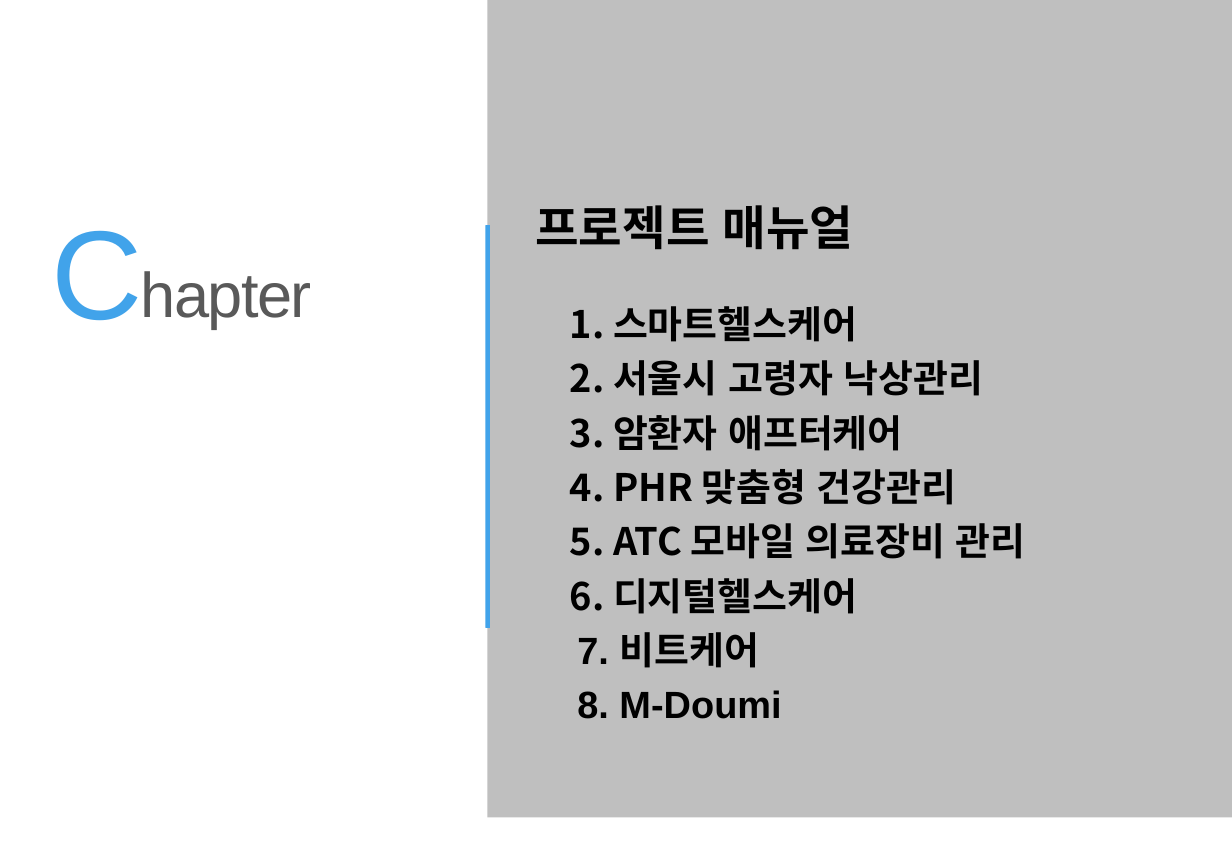
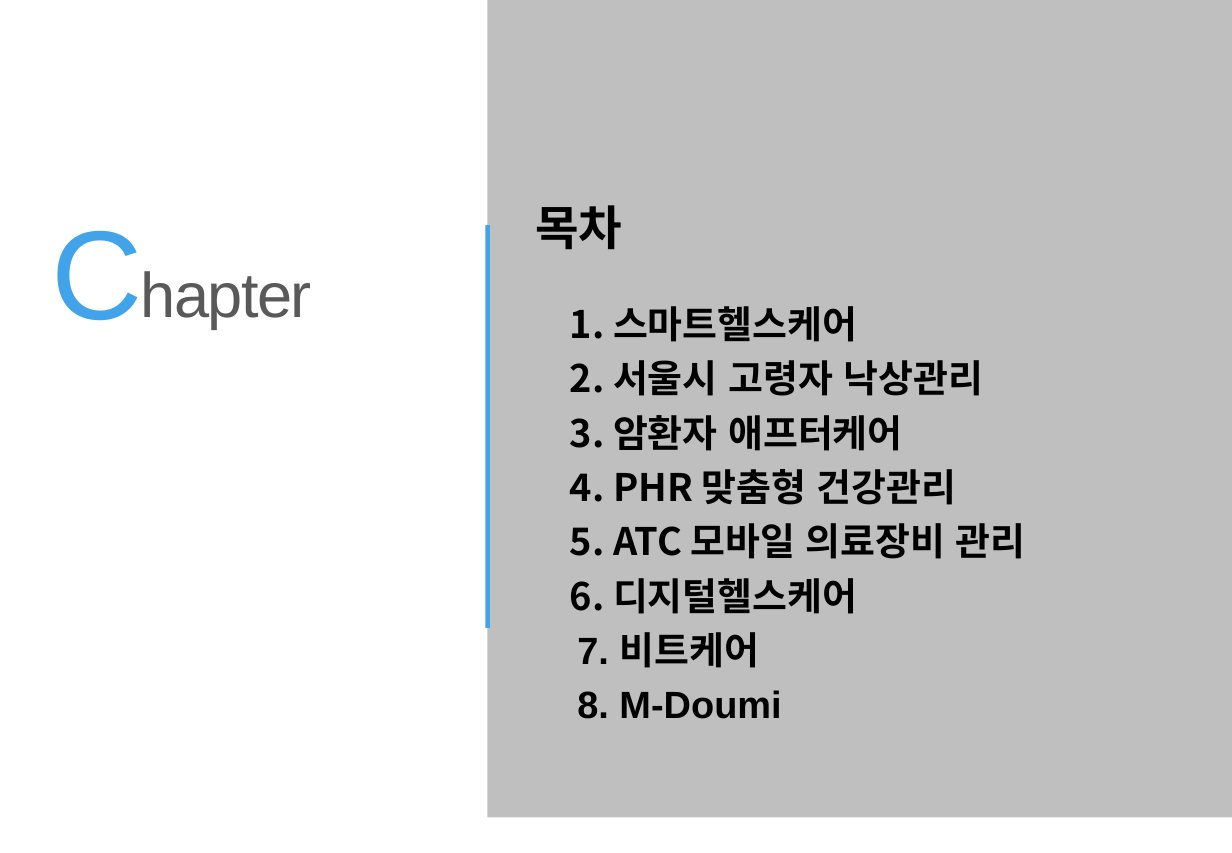
Before and after one commit to soominLee0220/soominLeeRepository, a slide deck: slide 2 of soominLeePortfolio.pptx. Drawn at 1232x853 pixels with LibreOffice and Linux fonts; fonts in the diff are those of the drawing; background and template pictures are left out. Boxes give left, top, right and bottom in pixels: in the first picture for what was removed or moved away, otherwise in the second. Text is boxed around its words. In the diff, an @@ line names an element or a change of style, - is before the commit and + after.

```diff
--- a/soominLeePortfolio.pptx
+++ b/soominLeePortfolio.pptx
@@ text at box(535, 205, 622, 250): text changed @@
-프로젝트 매뉴얼
+목차
```
Also in this commit, not shown: 5 other slides changed.
